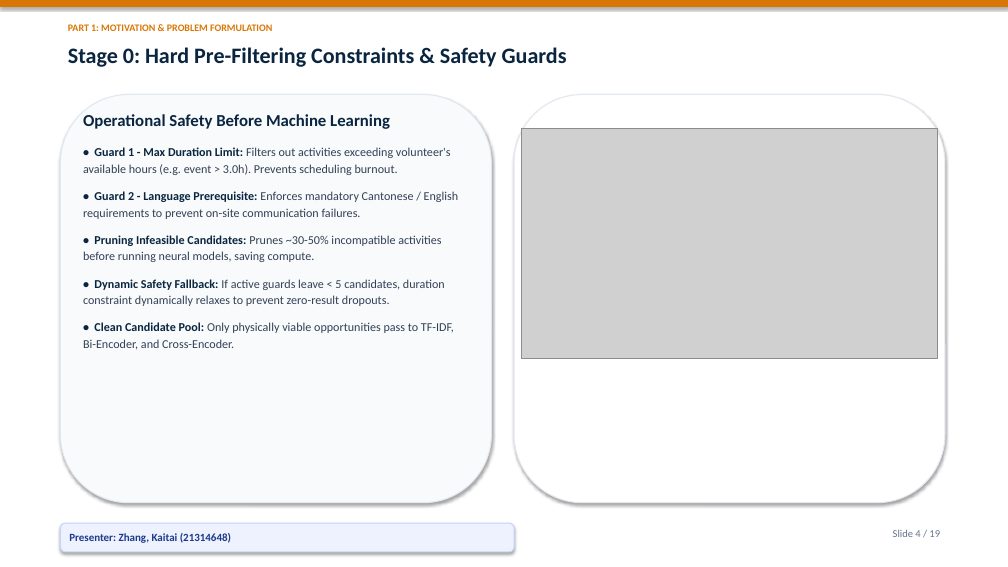
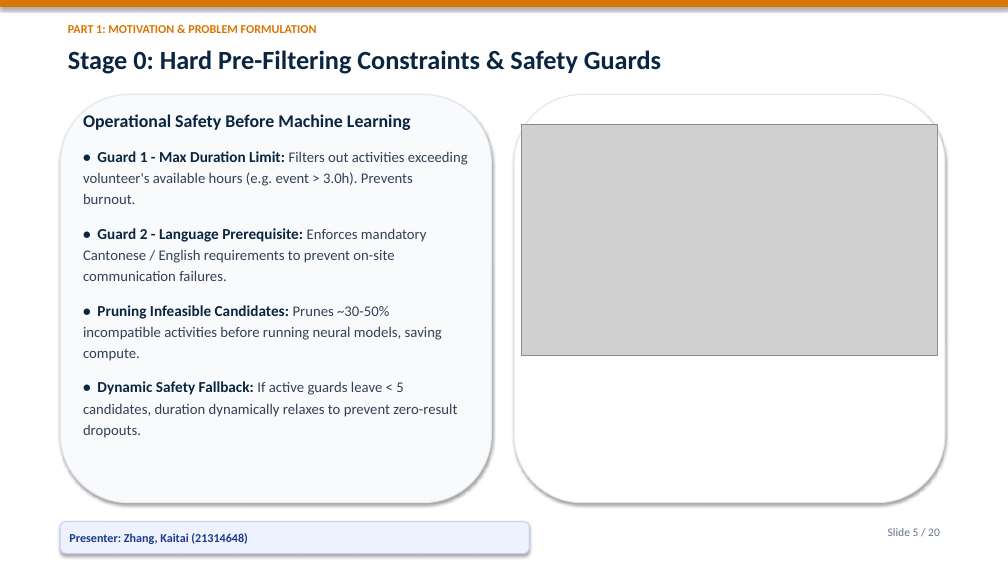
Before and after one commit to Bob8259/CSIT-5210-Group-Project, a slide deck: slide 5 of CSIT5210_Group1_Presentation.pptx (slide 4 before the commit). Drawn at 1008x567 pixels with LibreOffice and Linux fonts; fonts in the diff are those of the drawing; grey boxes stand for pictures. Boxes give left, top, right and bottom in pixels: in the first picture for what was removed or moved away, otherwise in the second. Text is boxed around its words. In the diff, an @@ line names an element or a change of style, - is before the commit and + after.

Commit message:
feat: add grand cover page and enlarge presentation font sizes for optimal projection readability

```diff
--- a/CSIT5210_Group1_Presentation.pptx
+++ b/CSIT5210_Group1_Presentation.pptx
@@ text "PART 1: MOTIVATION & PROBLEM ..." at (68, 25, 317, 33): size 9.5 to 11.5 pt @@
@@ text "Stage 0: Hard Pre-Filtering Constraints ..." at (68, 50, 661, 74): size 21 to 25 pt @@
@@ text at (83, 114, 442, 361): size 16 to 17 pt in "Operational Safety Before Machine Learning"; size 11.5 to 14.5 pt in "• Guard 2 - Language Prerequisite:", "• Pruning Infeasible Candidates:"; size 11.5 to 14 pt in "Enforces mandatory Cantonese / English requirements to ...", "Prunes ~30-50% incompatible activities before running neural ..."; line spacing 1.15 to 1.2; more space between paragraphs @@
@@ picture: place and size @@
-picture at (522, 129, 938, 359)
+picture at (522, 125, 938, 355)
@@ text at (83, 151, 468, 204): text changed; size 11.5 to 14 pt @@
-• Guard 1 - Max Duration Limit: Filters out activities exceeding volunteer's available hours (e.g. event > 3.0h). Prevents scheduling burnout.
+• Guard 1 - Max Duration Limit: Filters out activities exceeding volunteer's available hours (e.g. event > 3.0h). Prevents burnout.
@@ text at (83, 381, 457, 438): text changed; size 11.5 to 14 pt @@
-• Dynamic Safety Fallback: If active guards leave < 5 candidates, duration constraint dynamically relaxes to prevent zero-result dropouts.
-• Clean Candidate Pool: Only physically viable opportunities pass to TF-IDF, Bi-Encoder, and Cross-Encoder.
+• Dynamic Safety Fallback: If active guards leave < 5 candidates, duration dynamically relaxes to prevent zero-result dropouts.
@@ rounded rectangle "Presenter: Zhang, Kaitai (21314648)": place and size @@
-rounded rectangle "Presenter: Zhang, Kaitai (21314648)" at (60, 523, 514, 552)
+rounded rectangle "Presenter: Zhang, Kaitai (21314648)" at (60, 522, 529, 554)
@@ rounded rectangle "Presenter: Zhang, Kaitai (21314648)" at (60, 522, 529, 554): size 10.5 to 11.5 pt @@
@@ text at (888, 528, 940, 536): text changed; size 10 to 11 pt @@
-Slide 4 / 19
+Slide 5 / 20
```
Also in this commit, not shown: 18 other slides changed, 1 slide added, 1 other file.
